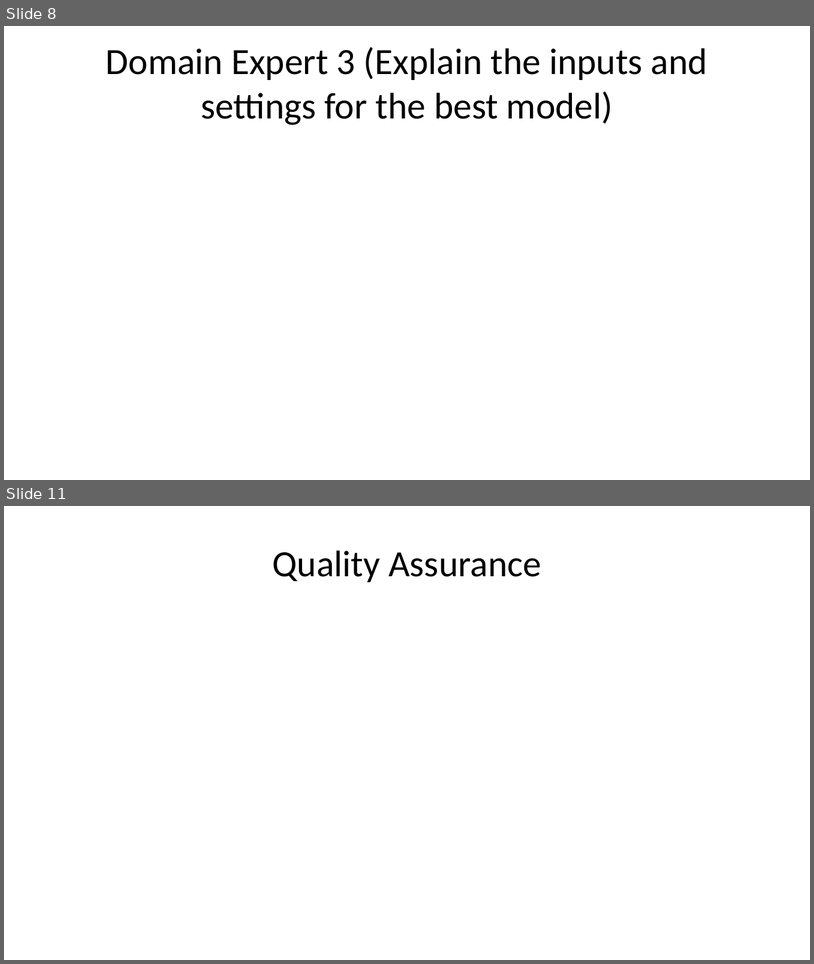
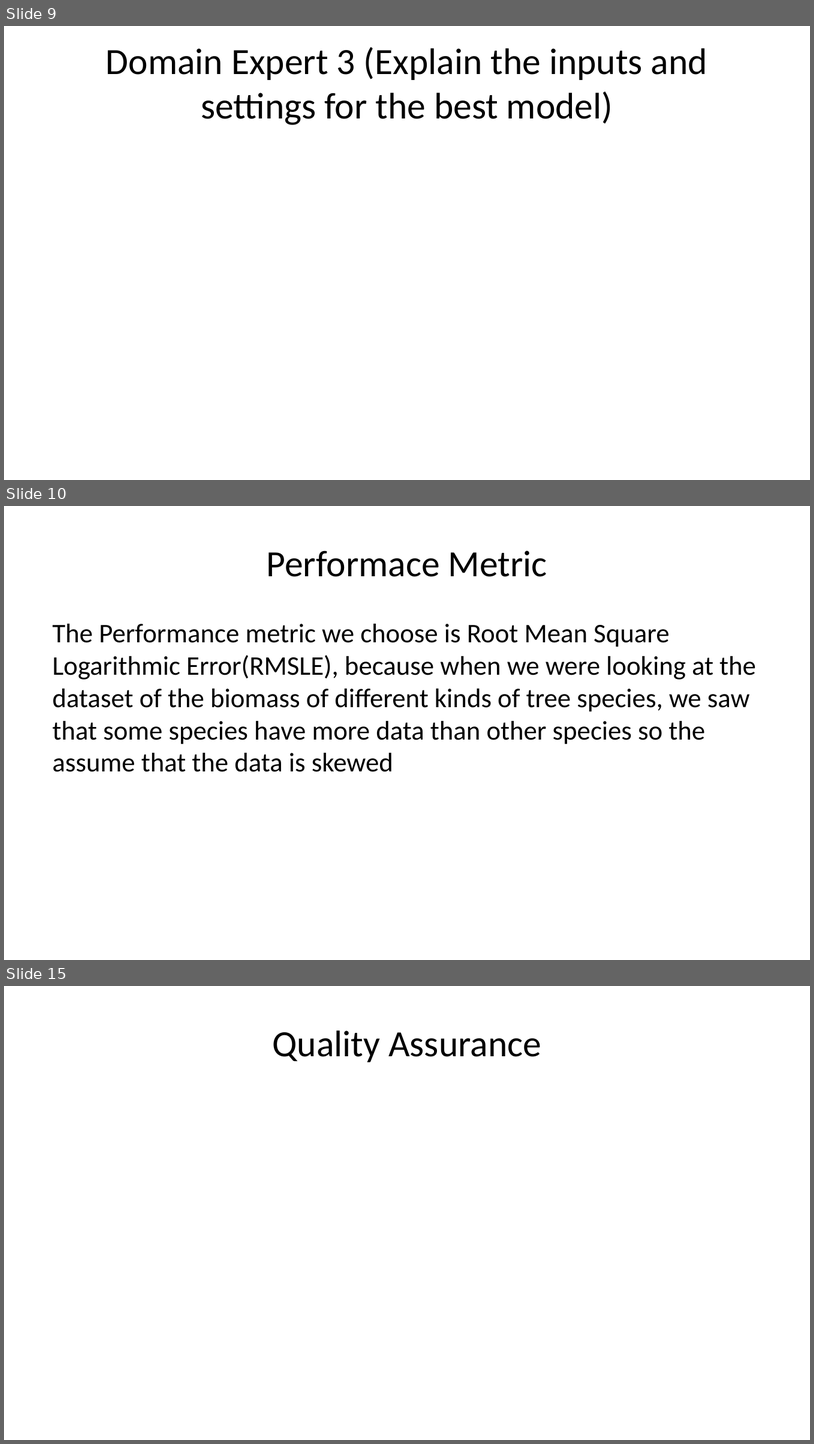
Before and after one commit to deancallahan25/Redwood-Analytics-Portfolio, a slide deck: Project-3/individual-models/data/presentation.pptx. Shown one above the other, each under a label of ours: slides 8 and 11 before the commit, slides 9, 10 and 15 after it; the slides between them are not shown. The pictures are 814x964 and 814x1444 pixels, drawn with LibreOffice and Linux fonts; fonts in the diff are those of the drawing. Boxes give left, top, right and bottom in pixels: in the first picture for what was removed or moved away, otherwise in the second. Text is boxed around its words. In the diff, an @@ line names an element or a change of style, - is before the commit and + after.

```diff
--- a/Project-3/individual-models/data/presentation.pptx
+++ b/Project-3/individual-models/data/presentation.pptx
@@ slide 10 added at bbox=[4, 506, 810, 960], background #FFFFFF @@
@@ title added at bbox=[267, 550, 548, 577], 33 pt, text #000000 @@
+Performace Metric
@@ text added at bbox=[53, 624, 756, 772], 24 pt, text #000000 @@
+The Performance metric we choose is Root Mean Square Logarithmic Error(RMSLE), because when we were looking at the dataset of the biomass of different kinds of tree species, we saw that some species have more data than other species so the assume that the data is skewed
@@ what was slide 8 is now slide 9 @@
@@ what was slide 11 is now slide 15 @@
```
Also in this commit, not shown: 2 slides changed, 5 other slides added, 2 slides removed.
